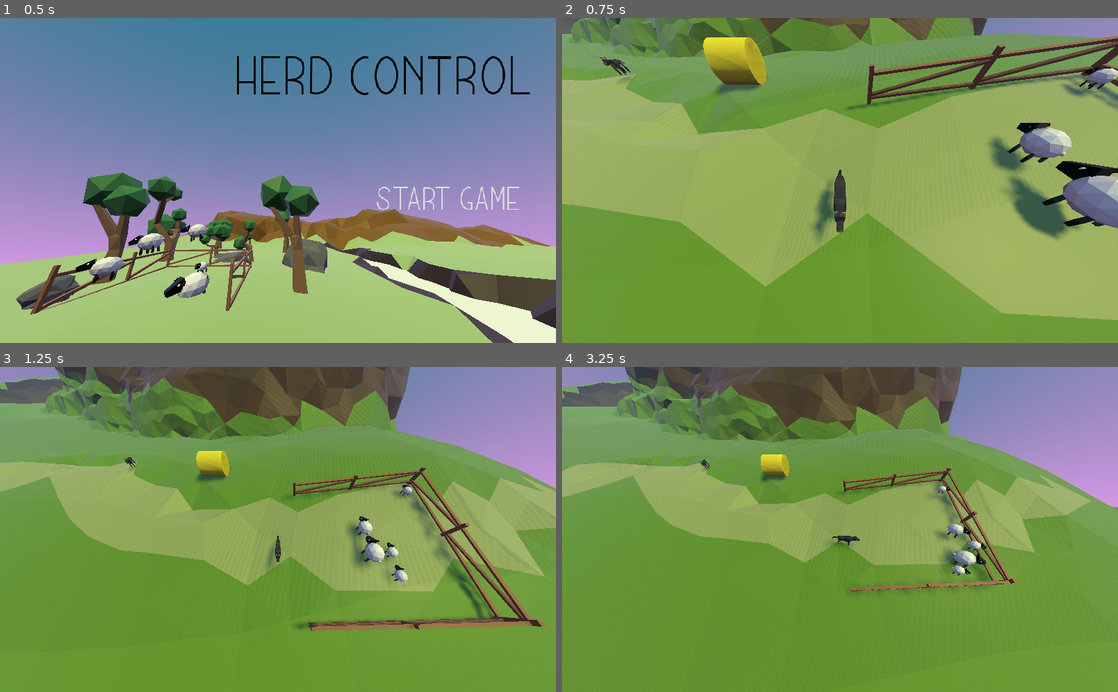
Above: before the commit, frames 1-4 (two rows, left to right).
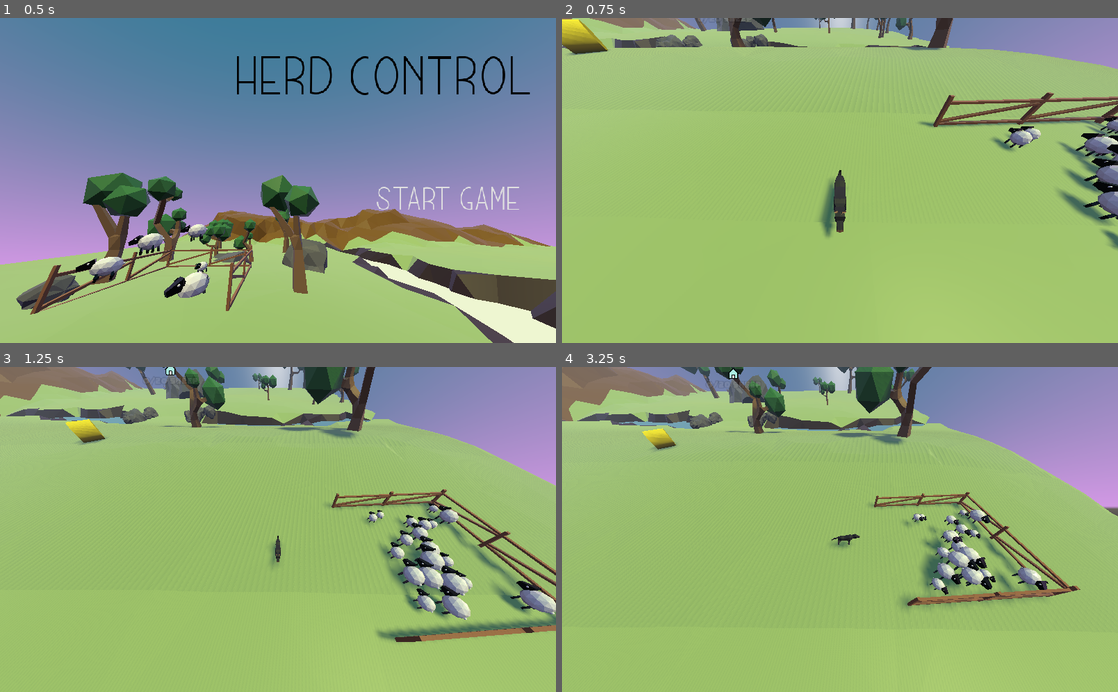
Above: after the commit, the same moments.

Repository: panic-fennecs/ideal-garbanzo
Game: Godot game, scene res://StartScreen.tscn
Two runs of this game, one before a commit and one after it. Both use one fixed random seed, a clock stepped at 60 frames per second and the inputs below. Sound files missing from this copy of the repository are replaced by a short silence.
Inputs (mouse positions are in pixels of both pictures, inside the frame that each line leads up to):
- Up to frame 1 (0.5 s): no input
- Up to frame 2 (0.75 s): click "Start Game" at 0.5 s
- Up to frame 3 (1.25 s): no input
- Up to frame 4 (3.25 s): tap Enter at 1.25 s; move the mouse to (962, 513) at 1.27 s; click (962, 513) at 1.42 s; drag from (728, 545) to (812, 594) at 2.02 s; move the mouse to (895, 458) at 2.77 s; click (895, 458) at 2.92 s

Frame 1 is identical in both runs. In frame 2, 66% of the frame differs, in the area x 0-100%, y 0-100%; in frame 3, 80%; in frame 4, 81%.

Commit message:
achievement/tip system implemented

Diff:
--- a/Achievement.gd
+++ b/Achievement.gd
@@ -1,8 +1,14 @@
 extends Control
 
-func show_achievement(text: String) -> void:
-	$ColorRect/Label2.text = text
+func _ready():
+	rect_position = Vector2(rect_position.x, get_viewport_rect().size.y - 600)
+
+func show_achievement(title: String, text: String, color: Color) -> void:
+	$ColorRect/Label2.text = title
+	$ColorRect/Label.text = text
+	if color != null:
+		$ColorRect.color = color
 	$AnimationPlayer.play("Show")
 
-func _on_AnimationPlayer_animation_finished(anim_name):
+func _on_AnimationPlayer_animation_finished(_anim_name):
 	queue_free()
--- a/Achievement.tscn
+++ b/Achievement.tscn
@@ -4,11 +4,11 @@
 [ext_resource path="res://Achievement.gd" type="Script" id=2]
 
 [sub_resource type="DynamicFont" id=1]
-size = 29
+size = 26
 font_data = ExtResource( 1 )
 
 [sub_resource type="DynamicFont" id=2]
-size = 19
+size = 22
 font_data = ExtResource( 1 )
 
 [sub_resource type="Animation" id=3]
@@ -33,37 +33,40 @@
 tracks/1/imported = false
 tracks/1/enabled = true
 tracks/1/keys = {
-"times": PoolRealArray( 3, 4 ),
-"transitions": PoolRealArray( 1, 1 ),
+"times": PoolRealArray( 0, 3, 4 ),
+"transitions": PoolRealArray( 1, 1, 1 ),
 "update": 0,
-"values": [ Color( 1, 1, 1, 1 ), Color( 1, 1, 1, 0 ) ]
+"values": [ Color( 1, 1, 1, 1 ), Color( 1, 1, 1, 1 ), Color( 1, 1, 1, 0 ) ]
 }
 
 [node name="Achievement" type="Control"]
 anchor_right = 1.0
 anchor_bottom = 1.0
+mouse_filter = 2
 script = ExtResource( 2 )
 __meta__ = {
 "_edit_use_anchors_": false
 }
 
 [node name="ColorRect" type="ColorRect" parent="."]
-modulate = Color( 1, 1, 1, 0 )
-anchor_left = 0.157227
-anchor_top = 0.833333
-anchor_right = 0.84375
-anchor_bottom = 0.933333
-margin_bottom = 0.000183105
+anchor_top = 1.127
+anchor_right = 1.0
+anchor_bottom = 1.227
+margin_left = 160.5
+margin_top = -0.200195
+margin_right = -160.5
+margin_bottom = -0.200073
 color = Color( 0.819608, 0.831373, 0.490196, 1 )
 __meta__ = {
-"_edit_use_anchors_": true
+"_edit_use_anchors_": false
 }
 
 [node name="Label" type="Label" parent="ColorRect"]
 anchor_right = 1.0
 anchor_bottom = 1.0
-margin_top = 20.0
-margin_bottom = 1.0
+margin_top = 22.0
+margin_right = 0.000488281
+margin_bottom = -1.00012
 custom_fonts/font = SubResource( 1 )
 custom_colors/font_color = Color( 0.231373, 0.239216, 0.254902, 1 )
 text = "sheep-fender"
@@ -76,9 +79,9 @@
 [node name="Label2" type="Label" parent="ColorRect"]
 anchor_right = 1.0
 anchor_bottom = 1.0
-margin_left = 0.715027
-margin_right = 0.715027
-margin_bottom = -36.0
+margin_left = 1.0
+margin_right = 1.00049
+margin_bottom = -34.0001
 custom_fonts/font = SubResource( 2 )
 custom_colors/font_color = Color( 0.231373, 0.239216, 0.254902, 1 )
 text = "Achievement unlocked"
--- a/AchievementArea.gd
+++ b/AchievementArea.gd
@@ -5,10 +5,11 @@
 var entered_sheep = []
 
 func _on_AchievementArea_body_entered(body):
-	if body.is_in_group("sheep") and entered_sheep.find(body) != -1:
-		entered_sheep.append(body)
-		if entered_sheep.size() > 10:
-			var achievement = Achievement.instance()
-			$"/root/Main".add_child(achievement)
-			achievement.show_achievement("cross the river")
-			queue_free()
+	if body.is_in_group("sheep"):
+		if entered_sheep.find(body) == -1:
+			entered_sheep.append(body)
+			if entered_sheep.size() > 10:
+				var achievement = Achievement.instance()
+				$"/root/Main".add_child(achievement)
+				achievement.show_achievement("achievement unlocked", "cross the river")
+				queue_free()
--- a/Dog.gd
+++ b/Dog.gd
@@ -4,6 +4,8 @@
 var speed = 16
 var move_animation = null
 var PUSH_FORCE = 30
+var pushed_hay_before = false
+onready var Achievement = preload("res://Achievement.tscn")
 
 func _ready():
 	move_animation = $"MoveAnimation"
@@ -31,6 +33,11 @@
 				col.collider.push_away(Vector2(col.normal.x, col.normal.z) * -PUSH_FORCE)
 			elif col.collider.is_in_group("hay"):
 				col.collider.push(Vector2(-col.normal.x, -col.normal.z).normalized())
+				if not pushed_hay_before:
+					pushed_hay_before = true
+					var achievement = Achievement.instance()
+					$"/root/Main".add_child(achievement)
+					achievement.show_achievement("hay hay hay", "sheeps best friend", Color(0.49, 0.82, 0.83, 1.0))
 	var new_pos = transform.origin
 	vec = new_pos - pos
 	var l = vec.length()
--- a/Level1.tscn
+++ b/Level1.tscn
@@ -192,6 +192,7 @@
 transform = Transform( 1, 0, 0, 0, 1, 0, 0, 0, 1, 0.573, 0.0214817, 0.757 )
 
 [node name="AchievementArea" type="Area" parent="."]
+input_ray_pickable = false
 script = ExtResource( 12 )
 
 [node name="CollisionShape" type="CollisionShape" parent="AchievementArea"]
--- a/Main.gd
+++ b/Main.gd
@@ -1,6 +1,6 @@
 extends Spatial
 
-onready var Level1 = preload("res://Level2.tscn")
+onready var Level1 = preload("res://Level1.tscn")
 
 var sheep = []
 
--- a/StartScreen.gd
+++ b/StartScreen.gd
@@ -2,12 +2,11 @@
 
 var main_scene = preload("res://Main.tscn")
 
-func _process(delta):
+func _process(_delta):
 	if $Control/Button.is_hovered():
 		$Control/Button.modulate = Color(0.2, 0.49, 0.6, 1.0)
 	else:
 		$Control/Button.modulate = Color.white
 
-
 func _on_Button_pressed():
-	get_tree().change_scene_to(main_scene)
+	var ok = get_tree().change_scene_to(main_scene)
